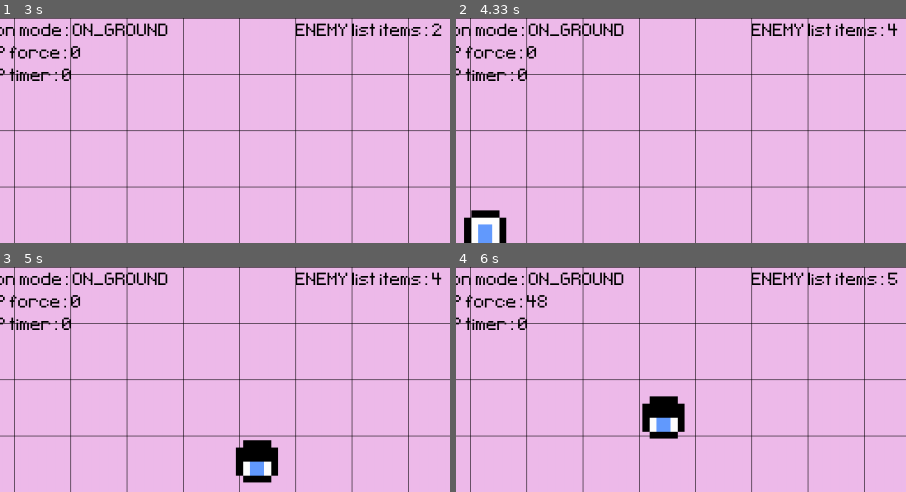
Above: before the commit, frames 1-4 (two rows, left to right).
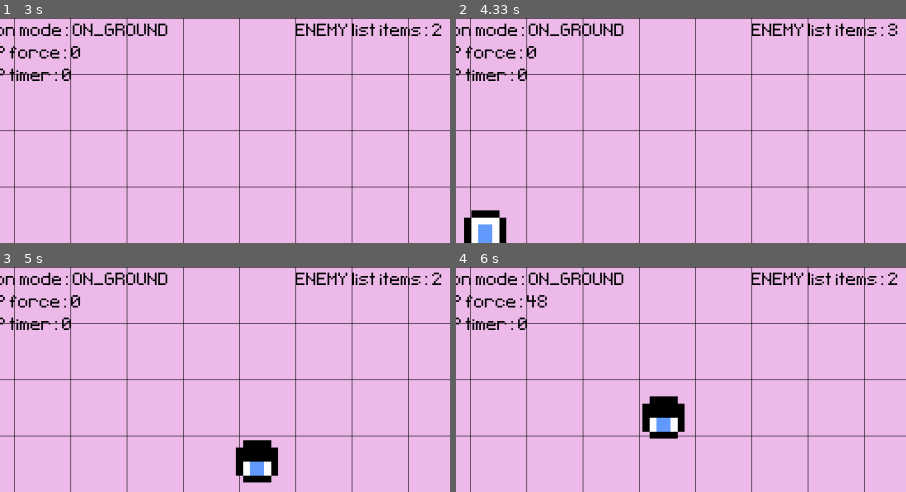
Above: after the commit, the same moments.

Repository: alo40/pygame_pininos
Game: pygame game, started from main_pininos.py
Two runs of this game, one before a commit and one after it. Both use one fixed random seed, a clock stepped at 60 frames per second and the inputs below.
Inputs:
- Up to frame 1 (3 s): hold Right 0.33-0.8 s; hold Right 0.83-1.3 s; hold Left 1.33-1.87 s; hold Down 1.9-2.2 s; hold Left 2.23-2.63 s; hold Right from 2.67 s (still down)
- Up to frame 2 (4.33 s): release Right at 3.3 s; hold Down 3.33-3.7 s; hold Left 3.73-4.2 s; hold Right from 4.23 s (still down)
- Up to frame 3 (5 s): release Right at 4.7 s; hold Right from 4.73 s (still down)
- Up to frame 4 (6 s): release Right at 5.2 s; hold Left 5.23-5.77 s; hold Down from 5.8 s (still down)
The pictures show only the part of the screen within x 5-55%, y 0-50%; the shares and areas given below are measured in that part.

Frame 1 is identical in both runs. In frame 2, less than 0.1% of the frame differs, in the area x 96-99%, y 2-8%; in frame 3, less than 0.1%; in frame 4, less than 0.1%.

Commit message:
added Enemy garbage

Diff:
--- a/main_pininos.py
+++ b/main_pininos.py
@@ -2,6 +2,7 @@
 from sys import exit
 from random import randint
 from enum import Enum
+import gc
 
 
 class Hero(pg.sprite.Sprite):
@@ -157,11 +158,18 @@
     def update(self):
 
         self.movement()
+        #self.check_position()
         # more methods cann be added here
 
     def movement(self):
 
         self.rect.x -= self.move_speed
+
+    # def check_position(self):
+    #
+    #     if self.rect.x < 50:
+    #         garbage_index = enemy_group.sprites().index(self)
+    #         return garbage_index
 
     def animation(self):
 
@@ -218,7 +226,7 @@
 hero_action = Action.ON_GROUND
 
 # declare hero
-enemigo = pg.sprite.Group()
+enemy_group = pg.sprite.Group()
 #enemigo.add(Enemy('enemy_01'))
 
 # # create hero surface/rectangle
@@ -334,7 +342,7 @@
         if event.type == timer_enemy_01_spawn and not game_over:
 
             # add new element to Enemy class group 'enemigo'
-            enemigo.add(Enemy('enemy_01'))
+            enemy_group.add(Enemy('enemy_01'))
 
             # # obstacle appear at random position
             # rand_position_x = randint(1200, 1800)
@@ -363,10 +371,10 @@
             # enemy_01_surf = enemy_01_frames[enemy_01_frame_index]
 
             # enemigo animation
-            if len(enemigo.sprites()) == 0:
+            if len(enemy_group.sprites()) == 0:
                 pass
             else:
-                for enemigo_index in enemigo.sprites():
+                for enemigo_index in enemy_group.sprites():
                     enemigo_index.animation()
 
     ####################################################################################
@@ -449,8 +457,17 @@
         hero.update()
 
         # draws class Enemy
-        enemigo.draw(screen)
-        enemigo.update()
+        enemy_group.draw(screen)
+        enemy_group.update()
+
+        # garbage
+        for enemy in enemy_group.sprites():
+            # garbage_index = enemy.check_position()
+            if enemy.rect.x < -100:
+                # print(f'{garbage_index}')
+                enemy_group.remove(enemy)
+                # enemy_group.sprites().pop(garbage_index)
+            # gc.garbage.append(garbage)
 
         # # Get the state of the keyboard
         # keys = pg.key.get_pressed()
@@ -604,13 +621,18 @@
     screen.blit(text_screen, (10, 90))
 
     # print game score list on screen
-    text_screen = game_active_font.render(f'ENEMY list items: {len(enemigo.sprites())}', False, 'Black')
+    text_screen = game_active_font.render(f'ENEMY list items: {len(enemy_group.sprites())}', False, 'Black')
     screen.blit(text_screen, (600, 10))
 
     # # print game score list on screen
     # text_screen = game_active_font.render(f'Score: {game_score}', False, 'Black')
     # screen.blit(text_screen, (10, 90))
 
+    # # garbage collector
+    # if len(enemy_group.sprites()) > 10:
+    #     print('BASURA!')
+    #     gc.collect()
+
     # update everything
     pg.display.update()
     game_clock.tick(60)  # ceiling limit of 60 fps
